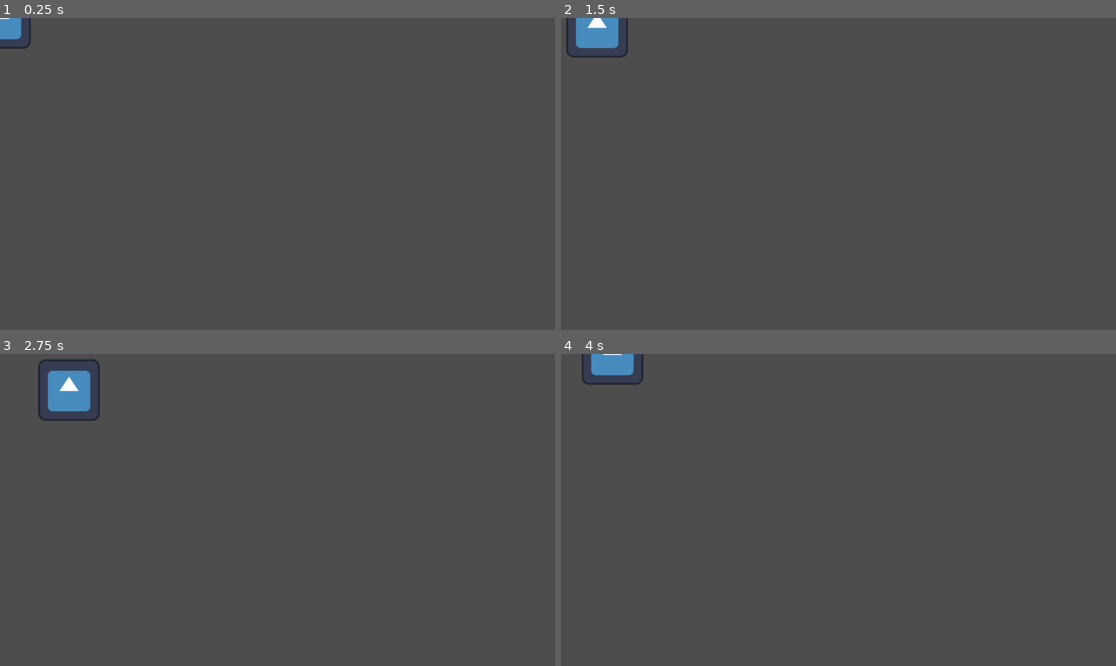
Above: before the commit, frames 1-4 (two rows, left to right).
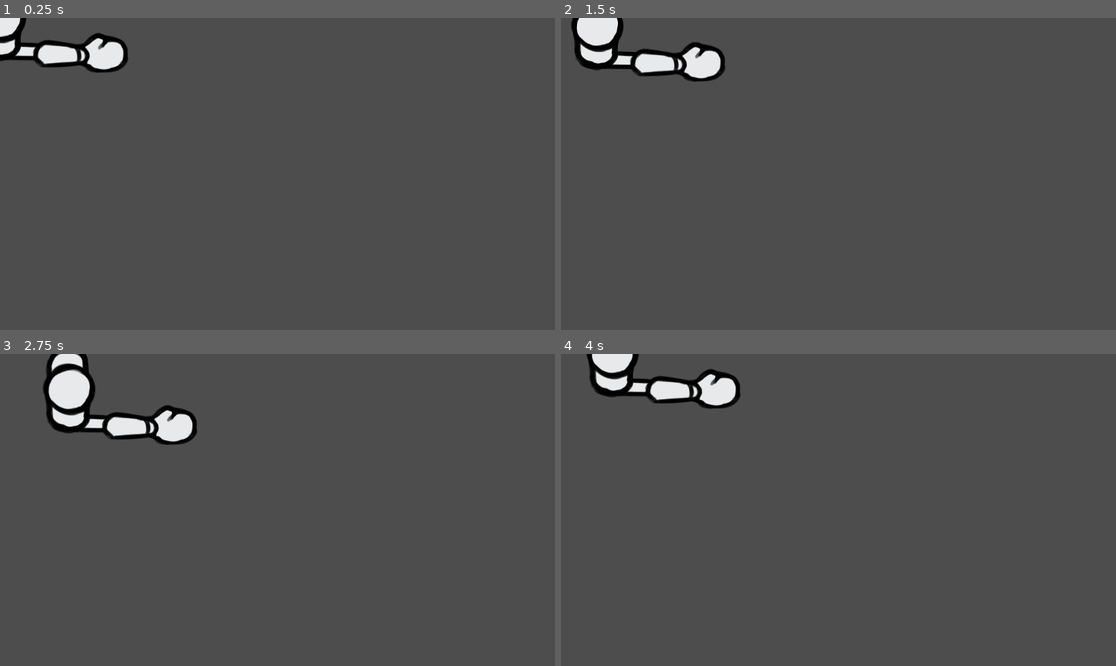
Above: after the commit, the same moments.

Repository: Eefschmeef2310/GDS1-Lab4
Game: Godot game, scene res://player/player.tscn
The game is run twice, just before and just after one commit, with the same random seed, the same clock (stepped at 60 frames per second) and the same inputs. The project has no main scene, so this scene is started directly. The engine's default icon, where the game draws it, is replaced by a stand-in: a white triangle on a blue panel in a dark square.
Inputs:
- Up to frame 1 (0.25 s): no input
- Up to frame 2 (1.5 s): tap Enter at 0.5 s; hold D (Right) 0.53-1.28 s; hold S (Down) from 1.28 s (still down)
- Up to frame 3 (2.75 s): release S (Down) at 2.03 s; hold D (Right) from 2.03 s (still down)
- Up to frame 4 (4 s): release D (Right) at 2.78 s; hold W (Up) 2.78-3.53 s; hold A (Left) from 3.53 s (still down)

The runs differ from the first frame. In frame 1, 2.2% of the frame differs, in the area x 0-24%, y 0-18%; in frame 2, 3.0%; in frame 3, 3.7%, in the area x 6-36%, y 0-30%; in frame 4, 2.8%.

Commit message:
basic player animations done

Diff:
--- a/player/player.tscn
+++ b/player/player.tscn
@@ -1,17 +1,226 @@
-[gd_scene load_steps=4 format=3 uid="uid://dhltmqvlc20k7"]
-
-[ext_resource type="Texture2D" uid="uid://ifv7d6ijolyw" path="res://icon.svg" id="1_0r4i7"]
+[gd_scene load_steps=14 format=3 uid="uid://dhltmqvlc20k7"]
+
+[ext_resource type="Texture2D" uid="uid://dph8y3qesrc4i" path="res://assets/body.png" id="1_wwu7d"]
 [ext_resource type="Script" path="res://movement_bases/movement_base.gd" id="2_03yui"]
+[ext_resource type="Texture2D" uid="uid://conbajqnff32f" path="res://assets/arm.png" id="2_sngc8"]
+[ext_resource type="Texture2D" uid="uid://dymtb3ckobc8e" path="res://assets/hand.png" id="3_gsiok"]
 
 [sub_resource type="CircleShape2D" id="CircleShape2D_llf6c"]
 radius = 64.0078
 
+[sub_resource type="Animation" id="Animation_2puw0"]
+resource_name = "punch"
+length = 0.2
+tracks/0/type = "value"
+tracks/0/imported = false
+tracks/0/enabled = true
+tracks/0/path = NodePath("../Body/LArm:rotation")
+tracks/0/interp = 1
+tracks/0/loop_wrap = true
+tracks/0/keys = {
+"times": PackedFloat32Array(0, 0.2),
+"transitions": PackedFloat32Array(1, 1),
+"update": 0,
+"values": [0.0, 1.5708]
+}
+tracks/1/type = "value"
+tracks/1/imported = false
+tracks/1/enabled = true
+tracks/1/path = NodePath("../Body/LArm/LHand:rotation")
+tracks/1/interp = 1
+tracks/1/loop_wrap = true
+tracks/1/keys = {
+"times": PackedFloat32Array(0, 0.2),
+"transitions": PackedFloat32Array(1, 1),
+"update": 0,
+"values": [2.00713, 0.0]
+}
+
+[sub_resource type="Animation" id="Animation_4cao8"]
+length = 0.001
+tracks/0/type = "value"
+tracks/0/imported = false
+tracks/0/enabled = true
+tracks/0/path = NodePath("../Body/LArm:rotation")
+tracks/0/interp = 1
+tracks/0/loop_wrap = true
+tracks/0/keys = {
+"times": PackedFloat32Array(0),
+"transitions": PackedFloat32Array(1),
+"update": 0,
+"values": [0.0]
+}
+tracks/1/type = "value"
+tracks/1/imported = false
+tracks/1/enabled = true
+tracks/1/path = NodePath("../Body/LArm/LHand:rotation")
+tracks/1/interp = 1
+tracks/1/loop_wrap = true
+tracks/1/keys = {
+"times": PackedFloat32Array(0),
+"transitions": PackedFloat32Array(1),
+"update": 0,
+"values": [1.5708]
+}
+
+[sub_resource type="Animation" id="Animation_eyw0p"]
+resource_name = "retract"
+length = 0.4
+tracks/0/type = "value"
+tracks/0/imported = false
+tracks/0/enabled = true
+tracks/0/path = NodePath("../Body/LArm:rotation")
+tracks/0/interp = 1
+tracks/0/loop_wrap = true
+tracks/0/keys = {
+"times": PackedFloat32Array(0, 0.4),
+"transitions": PackedFloat32Array(1, 1),
+"update": 0,
+"values": [1.5708, 0.0]
+}
+tracks/1/type = "value"
+tracks/1/imported = false
+tracks/1/enabled = true
+tracks/1/path = NodePath("../Body/LArm/LHand:rotation")
+tracks/1/interp = 1
+tracks/1/loop_wrap = true
+tracks/1/keys = {
+"times": PackedFloat32Array(0, 0.4),
+"transitions": PackedFloat32Array(1, 1),
+"update": 0,
+"values": [0.0, 2.00713]
+}
+
+[sub_resource type="AnimationLibrary" id="AnimationLibrary_n77si"]
+_data = {
+"RESET": SubResource("Animation_4cao8"),
+"punch": SubResource("Animation_2puw0"),
+"retract": SubResource("Animation_eyw0p")
+}
+
+[sub_resource type="Animation" id="Animation_0agmt"]
+resource_name = "punch"
+length = 0.2
+tracks/0/type = "value"
+tracks/0/imported = false
+tracks/0/enabled = true
+tracks/0/path = NodePath("../Body/RArm:rotation")
+tracks/0/interp = 1
+tracks/0/loop_wrap = true
+tracks/0/keys = {
+"times": PackedFloat32Array(0, 0.2),
+"transitions": PackedFloat32Array(1, 1),
+"update": 0,
+"values": [3.14159, 1.5708]
+}
+tracks/1/type = "value"
+tracks/1/imported = false
+tracks/1/enabled = true
+tracks/1/path = NodePath("../Body/RArm/RHand:rotation")
+tracks/1/interp = 1
+tracks/1/loop_wrap = true
+tracks/1/keys = {
+"times": PackedFloat32Array(0, 0.2),
+"transitions": PackedFloat32Array(1, 1),
+"update": 0,
+"values": [-2.00713, 0.0]
+}
+
+[sub_resource type="Animation" id="Animation_ien1i"]
+length = 0.001
+tracks/0/type = "value"
+tracks/0/imported = false
+tracks/0/enabled = true
+tracks/0/path = NodePath("../Body/RArm:rotation")
+tracks/0/interp = 1
+tracks/0/loop_wrap = true
+tracks/0/keys = {
+"times": PackedFloat32Array(0),
+"transitions": PackedFloat32Array(1),
+"update": 0,
+"values": [1.5708]
+}
+tracks/1/type = "value"
+tracks/1/imported = false
+tracks/1/enabled = true
+tracks/1/path = NodePath("../Body/RArm/RHand:rotation")
+tracks/1/interp = 1
+tracks/1/loop_wrap = true
+tracks/1/keys = {
+"times": PackedFloat32Array(0),
+"transitions": PackedFloat32Array(1),
+"update": 0,
+"values": [0.0]
+}
+
+[sub_resource type="Animation" id="Animation_bblkd"]
+resource_name = "retract"
+length = 0.4
+tracks/0/type = "value"
+tracks/0/imported = false
+tracks/0/enabled = true
+tracks/0/path = NodePath("../Body/RArm/RHand:rotation")
+tracks/0/interp = 1
+tracks/0/loop_wrap = true
+tracks/0/keys = {
+"times": PackedFloat32Array(0, 0.4),
+"transitions": PackedFloat32Array(1, 1),
+"update": 0,
+"values": [0.0, -2.00713]
+}
+tracks/1/type = "value"
+tracks/1/imported = false
+tracks/1/enabled = true
+tracks/1/path = NodePath("../Body/RArm:rotation")
+tracks/1/interp = 1
+tracks/1/loop_wrap = true
+tracks/1/keys = {
+"times": PackedFloat32Array(0, 0.4),
+"transitions": PackedFloat32Array(1, 1),
+"update": 0,
+"values": [1.5708, 3.14159]
+}
+
+[sub_resource type="AnimationLibrary" id="AnimationLibrary_22anh"]
+_data = {
+"RESET": SubResource("Animation_ien1i"),
+"punch": SubResource("Animation_0agmt"),
+"retract": SubResource("Animation_bblkd")
+}
+
 [node name="Player" type="CharacterBody2D"]
 
-[node name="Icon" type="Sprite2D" parent="."]
-texture = ExtResource("1_0r4i7")
-
-[node name="CollisionShape2D" type="CollisionShape2D" parent="."]
+[node name="Body" type="Sprite2D" parent="."]
+texture = ExtResource("1_wwu7d")
+
+[node name="LArm" type="Sprite2D" parent="Body"]
+z_index = -1
+position = Vector2(1, -70)
+texture = ExtResource("2_sngc8")
+offset = Vector2(0, -51.24)
+
+[node name="LHand" type="Sprite2D" parent="Body/LArm"]
+position = Vector2(0, -93)
+rotation = 1.5708
+texture = ExtResource("3_gsiok")
+offset = Vector2(2.705, -73.27)
+
+[node name="RArm" type="Sprite2D" parent="Body"]
+z_index = -1
+position = Vector2(1, 70)
+rotation = 1.5708
+texture = ExtResource("2_sngc8")
+offset = Vector2(0, -51.24)
+flip_h = true
+
+[node name="RHand" type="Sprite2D" parent="Body/RArm"]
+position = Vector2(0, -93)
+texture = ExtResource("3_gsiok")
+offset = Vector2(2.705, -73.27)
+flip_h = true
+
+[node name="HeadCollision" type="CollisionShape2D" parent="."]
+scale = Vector2(0.84, 0.84)
 shape = SubResource("CircleShape2D_llf6c")
 
 [node name="Scripts" type="Node" parent="."]
@@ -20,8 +229,14 @@
 script = ExtResource("2_03yui")
 target = NodePath("../..")
 
-[node name="Animation Players" type="Node" parent="."]
-
-[node name="Left Arm" type="AnimationPlayer" parent="Animation Players"]
-
-[node name="Right Arm" type="AnimationPlayer" parent="Animation Players"]
+[node name="AnimationPlayers" type="Node" parent="."]
+
+[node name="LeftArm" type="AnimationPlayer" parent="AnimationPlayers"]
+libraries = {
+"": SubResource("AnimationLibrary_n77si")
+}
+
+[node name="RightArm" type="AnimationPlayer" parent="AnimationPlayers"]
+libraries = {
+"": SubResource("AnimationLibrary_22anh")
+}
Binary file added: assets/arm.png
Not shown, added: assets/arm.png.import
Binary file added: assets/body.png
Not shown, added: assets/body.png.import
Binary file added: assets/hand.png
Not shown, added: assets/hand.png.import
